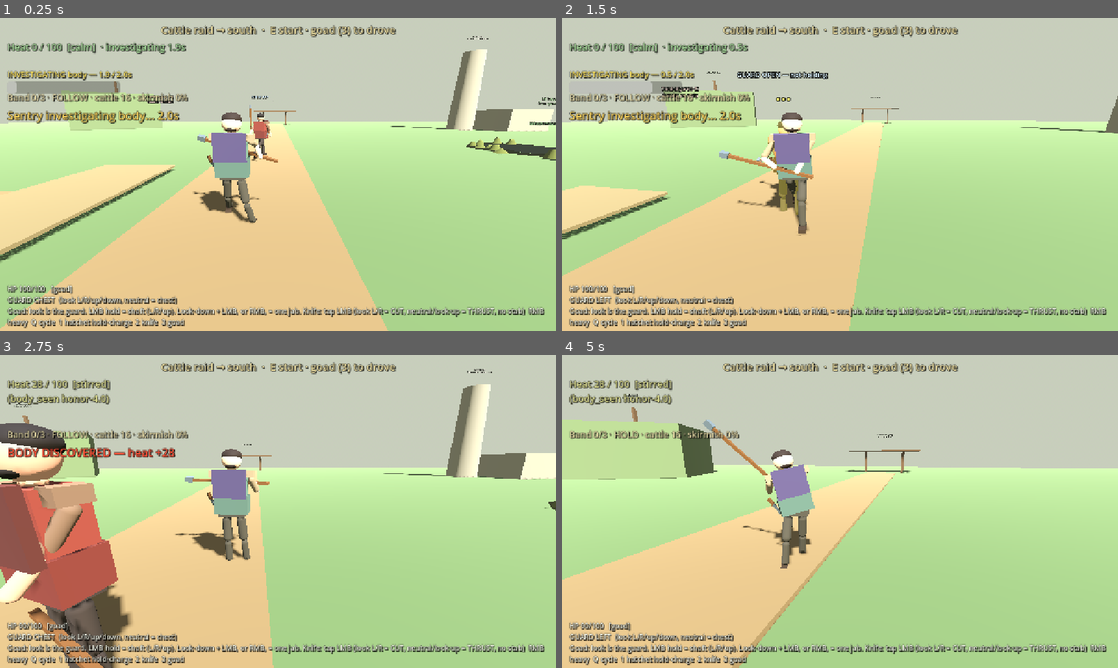
Above: before the commit, frames 1-4 (two rows, left to right).
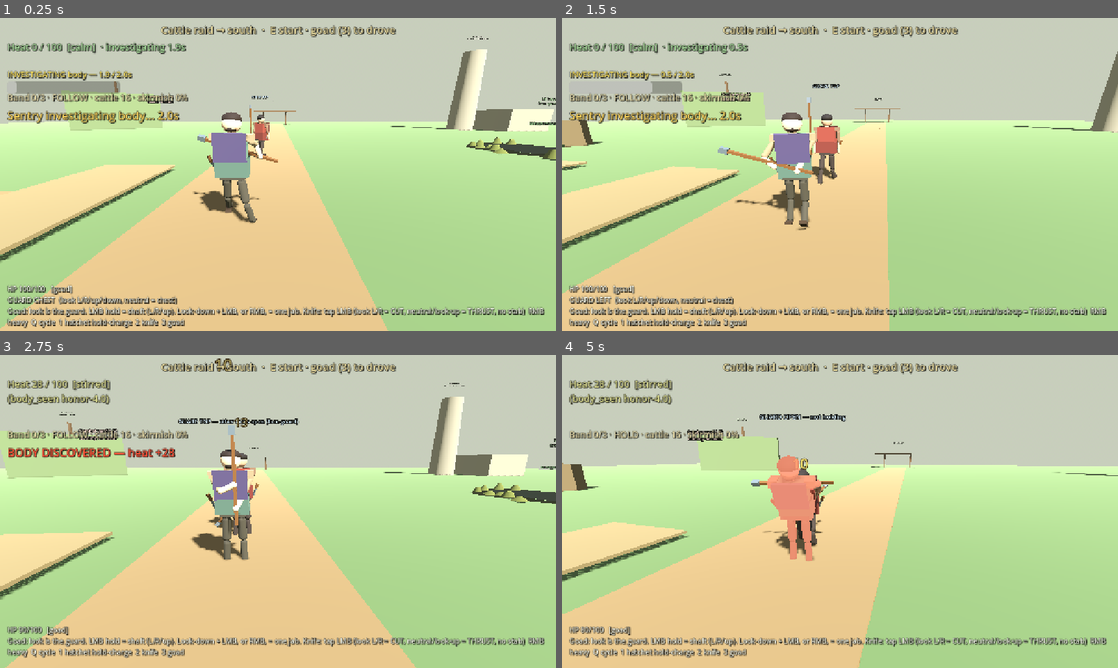
Above: after the commit, the same moments.

Repository: fortins4/devPlayground
Game: Godot game, scene res://scenes/main/main.tscn
Two runs of this game, one before a commit and one after it. Both use one fixed random seed, a clock stepped at 60 frames per second and the inputs below.
Inputs (mouse positions are in pixels of both pictures, inside the frame that each line leads up to):
- Up to frame 1 (0.25 s): no input
- Up to frame 2 (1.5 s): tap Enter at 0.5 s; move the mouse to (867, 174) at 0.52 s; hold Ctrl (crouch) 0.53-1.28 s; hold W (move_forward) from 0.53 s (still down); click (867, 174) at 0.67 s; tap Space (jump) at 0.77 s; tap Shift (sprint) at 0.8, 1.35 s; move the mouse to (812, 174) at 1.27 s
- Up to frame 3 (2.75 s): keep holding W (move_forward); tap Space (jump) at 1.52 s; tap Ctrl (crouch) at 1.55 s; move the mouse to (289, 505) at 2.02 s; hold Right mouse button (attack_heavy) from 2.03 s (still down); tap Shift (sprint) at 2.3 s
- Up to frame 4 (5 s): keep holding W (move_forward); move the mouse to (834, 517) at 2.77 s; release Right mouse button (attack_heavy) at 2.78 s; click (834, 517) at 2.85 s; tap Space (jump) at 3.02, 3.77, 4.52 s; tap Ctrl (crouch) at 3.05, 4.35 s; move the mouse to (878, 514) at 3.52 s; hold H (band_toggle) 3.53-4.28 s; tap Shift (sprint) at 3.8 s; move the mouse to (795, 508) at 4.27 s

The runs differ from the first frame. In frame 1, 0.2% of the frame differs, in the area x 44-49%, y 30-46%; in frame 2, 11%; in frame 3, 32%, in the area x 0-100%, y 1-100%; in frame 4, 27%.

Commit message:
Walk at 1.5 m/s and run at 5.5 m/s on planted feet
Walk: planted-sole gait (the carry solve, generalised) at 1.9 steps/s, 60% duty, relaxed
±20° arm swing; backward steps mirror the sweep. Sprint becomes a run: 3.0 steps/s, 20%
duty so each step has a flight phase with a short ballistic hip arc, high heel fold and knee
drive, elbows bent ~80°, 9° lean. Sweep is clamped to the leg's reach so an over-speed
(scripted move, stale velocity while sunk) slides the feet instead of collapsing the hips.
Seat approach walks at full WALK_SPEED (was half of the old 5 m/s).

Diff:
--- a/scripts/characters/player/player_controller.gd
+++ b/scripts/characters/player/player_controller.gd
@@ -14,8 +14,8 @@
 ## Crouch (Ctrl / C): lower capsule + camera, slower move, quieter footprint.
 ## Locomotion: procedural kerne joints via KerneLocomotion (walk/run/sprint/crouch/idle).
 
-const WALK_SPEED := 5.0
-const SPRINT_SPEED := 8.0
+const WALK_SPEED := 1.5 ## realistic walk (~1.3–1.5 m/s)
+const SPRINT_SPEED := 5.5 ## running pace (sustained run, not an all-out dash)
 const CROUCH_SPEED := 2.4
 const DRAG_SPEED := 1.75
 ## Carrying an object in his hands (bucket, …): slower walk and no sprint. Tools (goad,
@@ -4206,7 +4206,7 @@
 			_seat_t += delta
 			var to := Vector3(_seat_point.x - global_position.x, 0.0, _seat_point.z - global_position.z)
 			var dist := to.length()
-			var speed := minf(WALK_SPEED * 0.5, dist * 4.0)
+			var speed := minf(WALK_SPEED, dist * 4.0)
 			var horiz := Vector3(velocity.x, 0.0, velocity.z)
 			var want := to.normalized() * speed if dist > 0.04 else Vector3.ZERO
 			horiz = horiz.move_toward(want, ACCEL * delta)
--- a/scripts/characters/shared/kerne_locomotion.gd
+++ b/scripts/characters/shared/kerne_locomotion.gd
@@ -47,6 +47,31 @@
 const CARRY_KNEE_SOFT := 0.055 ## stance-knee flex at mid-stance (hip below straight-leg height)
 const CARRY_LEAN_DEG := 7.0
 var _carry_sweep: float = 0.0 ## planted sweep (m) this tick, for probes
+## Plain walk (~1.5 m/s): same planted-sole solve as the carry, natural cadence 1.9 steps/s,
+## ~60 % duty (double support), relaxed arm swing (~±20°).
+const WALK_CYCLE := 2.0 / 1.9
+const WALK_DUTY := 0.60
+const WALK_FRONT := 0.45
+const WALK_LIFT := 0.05
+const WALK_HEEL_RISE := 0.05
+const WALK_KNEE_SOFT := 0.04
+const WALK_ARM_AMP := 0.35
+## Run (sprint, ~5.5 m/s): 3.0 steps/s, each foot down only ~20 % of the cycle, so there is a
+## flight phase between steps (both feet off the ground; the hips ride a short ballistic arc).
+## Stance soles stay planted; the swing leg folds high behind and drives the knee forward.
+const RUN_CYCLE := 2.0 / 3.0
+const RUN_DUTY := 0.20
+const RUN_FRONT := 0.45
+const RUN_LIFT := 0.24
+const RUN_HEEL_RISE := 0.07
+const RUN_KNEE_SOFT := 0.07
+const RUN_FLIGHT_RISE := 0.045 ## g·t²/8 for ~0.2 s of flight
+const RUN_ARM_AMP := 0.85
+const RUN_LEAN_DEG := 9.0
+const PLANTED_MAX_SWEEP := 1.0
+var _gait_flight: bool = false ## both feet off the ground this tick (run), for probes
+func in_flight() -> bool:
+	return _gait_flight
 ## Per-joint rotation offset the cycle itself wrote this tick (before combat
 ## additives). A caller blending its own pose in or out of the plain cycle
 ## (the player's sprint carry) reads it so the hand-off does not pop.
@@ -455,6 +480,16 @@
 		stride = 0.0  # legs are solved below (planted soles)
 		arm_amp = 0.0
 		bob = 0.0  # the hip height comes from the stance legs (_carry_legs)
+	elif _state == &"walk":
+		cadence = TAU / WALK_CYCLE
+		stride = 0.0
+		arm_amp = WALK_ARM_AMP
+		bob = 0.0
+	elif _state == &"sprint":
+		cadence = TAU / RUN_CYCLE
+		stride = 0.0
+		arm_amp = RUN_ARM_AMP
+		bob = 0.0
 
 	if cadence > 0.0:
 		_phase += delta * cadence
@@ -476,7 +511,7 @@
 
 	var torso_breath := Vector3(breath * 0.35, 0.0, 0.0)
 	if _state == &"sprint":
-		torso_breath.x += deg_to_rad(8.0)
+		torso_breath.x += deg_to_rad(RUN_LEAN_DEG)
 	elif _state == &"crouch_walk" or _state == &"crouch_idle":
 		torso_breath.x += deg_to_rad(12.0)
 	elif _state == &"walk":
@@ -510,8 +545,14 @@
 	_apply_joint("left_shin", Vector3.ZERO, Vector3(maxf(0.0, -thigh_f) * 0.9 + 0.05, 0.0, 0.0))
 	_apply_joint("right_shin", Vector3.ZERO, Vector3(maxf(0.0, -thigh_b) * 0.9 + 0.05, 0.0, 0.0))
 
+	_gait_flight = false
+	var back_step := move_dir_local.z > 0.3
 	if carry_load and (_state == &"walk" or _state == &"idle" or _state == &"turn"):
 		_carry_legs(horiz_speed if _state == &"walk" else 0.0, bob * absf(s))
+	elif _state == &"walk":
+		_planted_legs(horiz_speed, WALK_CYCLE, WALK_DUTY, WALK_FRONT, WALK_LIFT, WALK_HEEL_RISE, WALK_KNEE_SOFT, 0.0, back_step)
+	elif _state == &"sprint":
+		_planted_legs(horiz_speed, RUN_CYCLE, RUN_DUTY, RUN_FRONT, RUN_LIFT, RUN_HEEL_RISE, RUN_KNEE_SOFT, RUN_FLIGHT_RISE, back_step)
 
 	# Arms opposite to legs (unless attacking — additives may override).
 	# Z abduction: left -Z / right +Z swing NEXT TO the torso. The old +10/-10
@@ -524,8 +565,10 @@
 	var arm_out := deg_to_rad(22.0 if _state == &"sprint" else 14.0)
 	_apply_joint("left_arm", Vector3.ZERO, Vector3(arm_l, 0.0, -arm_out))
 	_apply_joint("right_arm", Vector3.ZERO, Vector3(arm_r, 0.0, arm_out))
-	_apply_joint("left_forearm", Vector3.ZERO, Vector3(maxf(0.0, -arm_l) * 0.4, 0.0, 0.0))
-	_apply_joint("right_forearm", Vector3.ZERO, Vector3(maxf(0.0, -arm_r) * 0.4, 0.0, 0.0))
+	# Running: elbows held bent ~80°, as runners carry them.
+	var elbow := deg_to_rad(80.0) if _state == &"sprint" else 0.0
+	_apply_joint("left_forearm", Vector3.ZERO, Vector3(elbow + maxf(0.0, -arm_l) * 0.4, 0.0, 0.0))
+	_apply_joint("right_forearm", Vector3.ZERO, Vector3(elbow + maxf(0.0, -arm_r) * 0.4, 0.0, 0.0))
 
 	# Combat additives on top
 	for key in _combat_overrides:
@@ -609,6 +652,69 @@
 		_apply_joint(side + "_shin", Vector3.ZERO, Vector3(ik.y, 0.0, 0.0))
 
 
+func _planted_legs(speed: float, cycle: float, duty: float, front_frac: float, swing_lift: float,
+		heel_rise: float, knee_soft: float, flight_rise: float, backward: bool) -> void:
+	## Walk / run on planted soles: the stance ankle sweeps back at exactly `speed` (world-still),
+	## heel rises about the planted toe at push-off, the swing leg arcs forward. Hip height rides
+	## the stance legs; with duty < 0.5 (run) the gaps are flight, where the hips arc ballistically.
+	var dirs := -1.0 if backward else 1.0
+	if backward:
+		heel_rise = 0.0  # stepping back rolls off the heel, no toe pivot to model
+	# Clamp to what the leg can reach: if something moves him faster than the gait (scripted
+	# moves, a stale velocity while sunk), the feet slide rather than the hips collapsing.
+	var sweep := minf(speed * duty * cycle, PLANTED_MAX_SWEEP)
+	_carry_sweep = sweep
+	var front := sweep * front_frac
+	var u0 := fposmod(_phase / TAU, 1.0)
+	var tg := {}
+	var reach := CARRY_LEG_REACH
+	var h_top := HIP_TO_SOLE - knee_soft
+	var h_land := minf(h_top, sqrt(maxf(0.0, reach * reach - front * front)))
+	var hip_h := h_top
+	var any_stance := false
+	var flight_w := 0.0
+	for side in ["left", "right"]:
+		var u := fposmod(u0 + (0.0 if side == "left" else 0.5), 1.0)
+		var fx: float
+		var lift := 0.0
+		var contact := 0.0
+		if u < duty:
+			any_stance = true
+			var sp := u / duty
+			fx = front - sweep * sp
+			var rise := clampf((sp - 0.6) / 0.4, 0.0, 1.0)
+			lift = heel_rise * rise * rise * (3.0 - 2.0 * rise)
+			var cphi := sqrt(maxf(0.0, 1.0 - pow(lift / CARRY_TOE, 2.0)))
+			fx += CARRY_TOE * (1.0 - cphi)
+			contact = CARRY_TOE * cphi
+			hip_h = minf(hip_h, sqrt(maxf(0.0, reach * reach - fx * fx)) + lift)
+		else:
+			var w := (u - duty) / (1.0 - duty)
+			var e := w * w * (3.0 - 2.0 * w)
+			fx = (front - sweep) + sweep * e
+			# Swing: lifts clear (a run folds the heel up behind early), toe-off still rising.
+			lift = maxf(sin(w * PI) * swing_lift, heel_rise * (1.0 - w) * 2.0)
+			if duty >= 0.5:
+				var reach_w := clampf((w - 0.7) / 0.3, 0.0, 1.0)
+				if reach_w > 0.0:
+					hip_h = minf(hip_h, lerpf(HIP_TO_SOLE, h_land, reach_w * reach_w * (3.0 - 2.0 * reach_w)))
+		_carry_contact[side] = contact * dirs
+		_carry_stance[side] = u < duty
+		tg[side] = Vector2(fx * dirs, lift)
+	if not any_stance:
+		# Flight: from take-off to the next landing the hips follow a short arc above landing height.
+		_gait_flight = true
+		var ph := fposmod(u0 + 0.5, 0.5) / 0.5  # 0..1 over a half cycle (a step)
+		var f := clampf((ph - duty * 2.0) / maxf(0.01, 1.0 - duty * 2.0), 0.0, 1.0)
+		hip_h = h_land + flight_rise * sin(f * PI)
+	_apply_joint("root", Vector3(0.0, -_root_drop - (HIP_TO_SOLE - hip_h), 0.0), Vector3.ZERO)
+	for side in ["left", "right"]:
+		var t: Vector2 = tg[side]
+		var ik := _solve_leg(t.x, hip_h - t.y)
+		_apply_joint(side + "_thigh", Vector3.ZERO, Vector3(ik.x, 0.0, deg_to_rad(-2.0 if side == "left" else 2.0)))
+		_apply_joint(side + "_shin", Vector3.ZERO, Vector3(ik.y, 0.0, 0.0))
+
+
 func _solve_leg(fx: float, h: float) -> Vector2:
 	## Sagittal two-bone IK. fx: sole forward of the hip (m), h: hip above the
 	## sole (m). Returns (thigh pitch, shin pitch); +thigh = forward, -shin =
